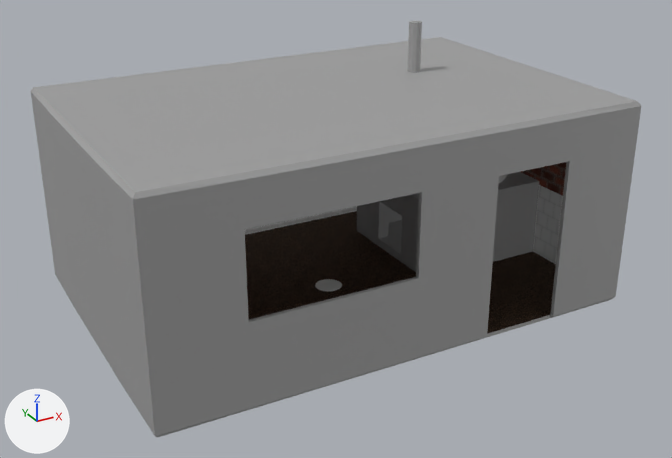
An edit to the Blender file Artwork/Models/Place2.blend, drawn before and after from the same camera.
Rendered twice from a 50 mm lens placed at (-5.13, -9.52, 5.53), pointed at (-0.05, -0.29, 0.92). Every picture has the same lights, and +X, +Y and +Z are marked at lower left. The same objects are shown in both versions, whatever each file hides.

In view in the first picture: 'Building', 'Oven'.
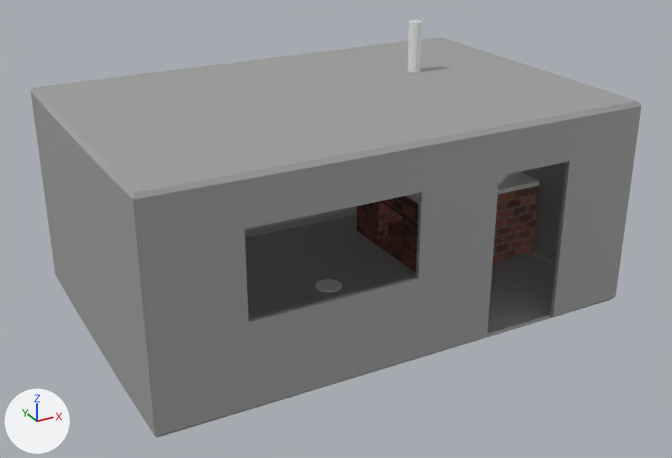
Where the newer file only moved an object's origin or applied its transform, the numbers keep the older frame.

What differs and where, as boxes [x1, y1, x2, y2] in the pictures (672 x 458 px; the box of a moved part takes in the faces that stretch with it):
```json
{"part": 1, "of": "me_oven", "change": "moved or reshaped", "before": [379, 181, 539, 226], "after": [379, 181, 539, 226]}
{"part": 2, "of": "me_oven", "change": "recoloured", "before": [357, 201, 537, 272], "after": [357, 201, 537, 272], "on screen": "grey to brown"}
{"part": 3, "of": "me_oven", "change": "recoloured", "before": [407, 20, 538, 199], "after": [407, 20, 538, 199]}
{"part": 4, "of": "me_building", "change": "cut back", "before": [245, 161, 570, 334], "after": [416, 161, 570, 279]}
```

Edits to the scene script, one JSON object a line:
```json
{"op": "add", "block": "mat_concrete", "code": ["mat_concrete = principled_material('Concrete')", "mat_concrete.base_color = (0.8, 0.8, 0.8)  # white #e7e7e7"]}
{"block": "me_building", "where": "# used by ob_building; location = (0.0, 0.0, 0.0)"}
{"op": "remove", "block": "me_building", "code": "me_building.from_pydata(...)  # 326 vertices, 310 faces; spans x -3.05..3.05, y -2.05..2.05, z -0.05..2.55"}
{"op": "remove", "block": "me_building", "code": "me_building.materials.append(mat_stylized_planks)"}
{"op": "add", "block": "me_building", "code": "me_building.from_pydata(...)  # 271 vertices, 203 faces; spans x -3.05..3.05, y -2.05..2.05, z -0.05..2.55"}
{"block": "me_building", "change": "me_building part 4"}
{"block": "me_building", "change": "55 vertices are removed from x -3.0..3.0, y -2.0..2.0, z 0.0..2.5"}
{"block": "me_building", "change": "115 faces are deleted"}
{"block": "me_building", "change": "8 new faces join them"}
{"op": "remove", "block": "me_building", "code": "me_building.materials.append(mat_smoothplaster)"}
{"op": "remove", "block": "me_building", "code": "me_building.materials.append(mat_simple_white_tiles)"}
{"op": "remove", "block": "me_building", "code": "me_building.materials.append(mat_brickwall)  # picture img_pixeltest_basecolor_png"}
{"block": "me_oven", "where": "# used by ob_oven; location = (1.2, 0.82, 0.53); rotation_euler = (0.0, 0.0, -1.571), in degrees (0, 0, -90); scale = (0.526, 0.526, 0.526)"}
{"op": "remove", "block": "me_oven", "code": "me_oven.from_pydata(...)  # 763 vertices, 770 faces; spans x -1.0..2.45, y 0.0..3.42, z -1.0..5.06"}
{"op": "add", "block": "me_oven", "code": "me_oven.from_pydata(...)  # 763 vertices, 765 faces; spans x -1.0..2.45, y 0.0..3.42, z -1.0..5.06"}
{"block": "me_oven", "change": "me_oven part 1"}
{"block": "me_oven", "change": "12 vertices in x -1.0..2.45, y 0.0..3.42, z 0.65 move by (0.0, 0.0, 0.24)"}
{"block": "me_oven", "change": "8 vertices in x -0.61..2.08, y 0.31..3.12, z 0.6 move by (0.0, 0.0, 0.23)"}
{"block": "me_oven", "change": "me_oven part 2: 120 faces spanning x -1.0..2.45, y 0.0..3.42, z -1.0..1.93 switch from mat_nomaterial (grey #a1a1a1) to mat_brickwall (picture img_pixeltest_basecolor_png)"}
{"block": "me_oven", "change": "me_oven part 3: 645 faces spanning x -1.0..2.45, y 0.0..3.42, z 0.89..5.06 switch from mat_nomaterial (grey #a1a1a1) to mat_concrete (white #e7e7e7)"}
```
